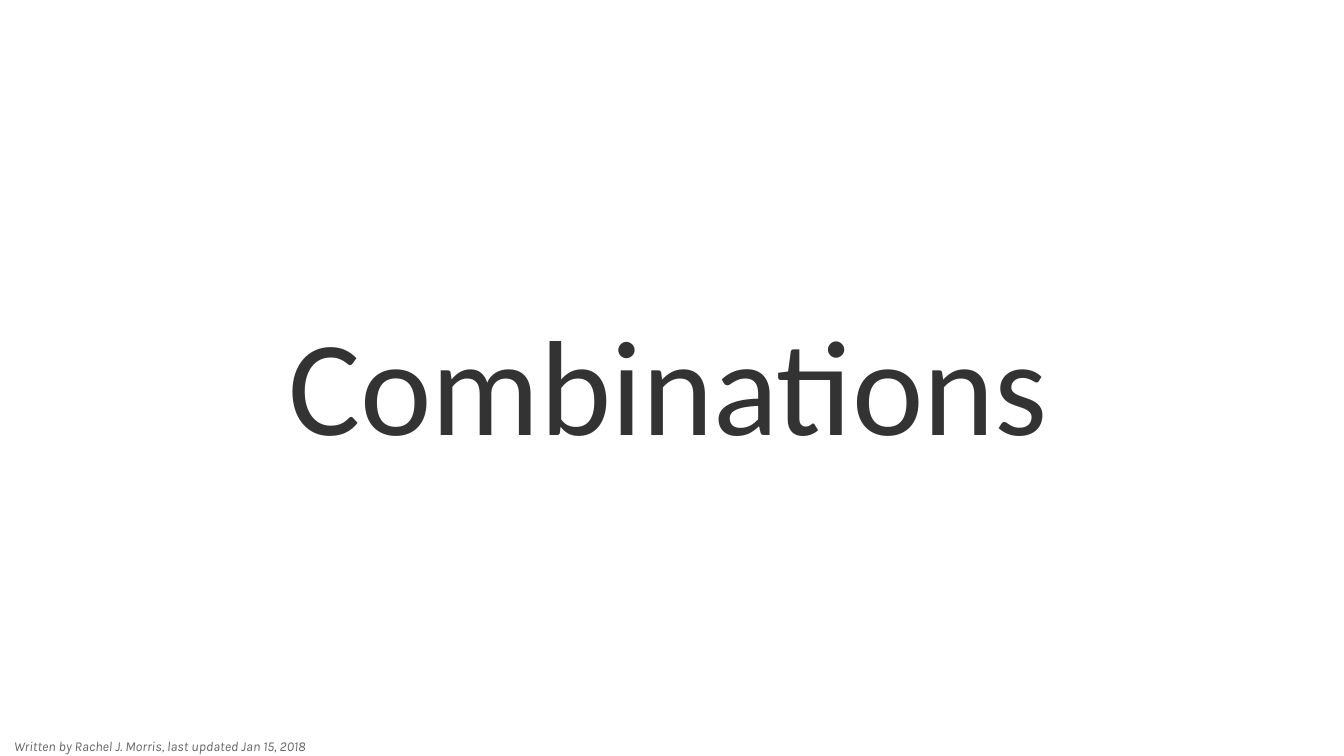
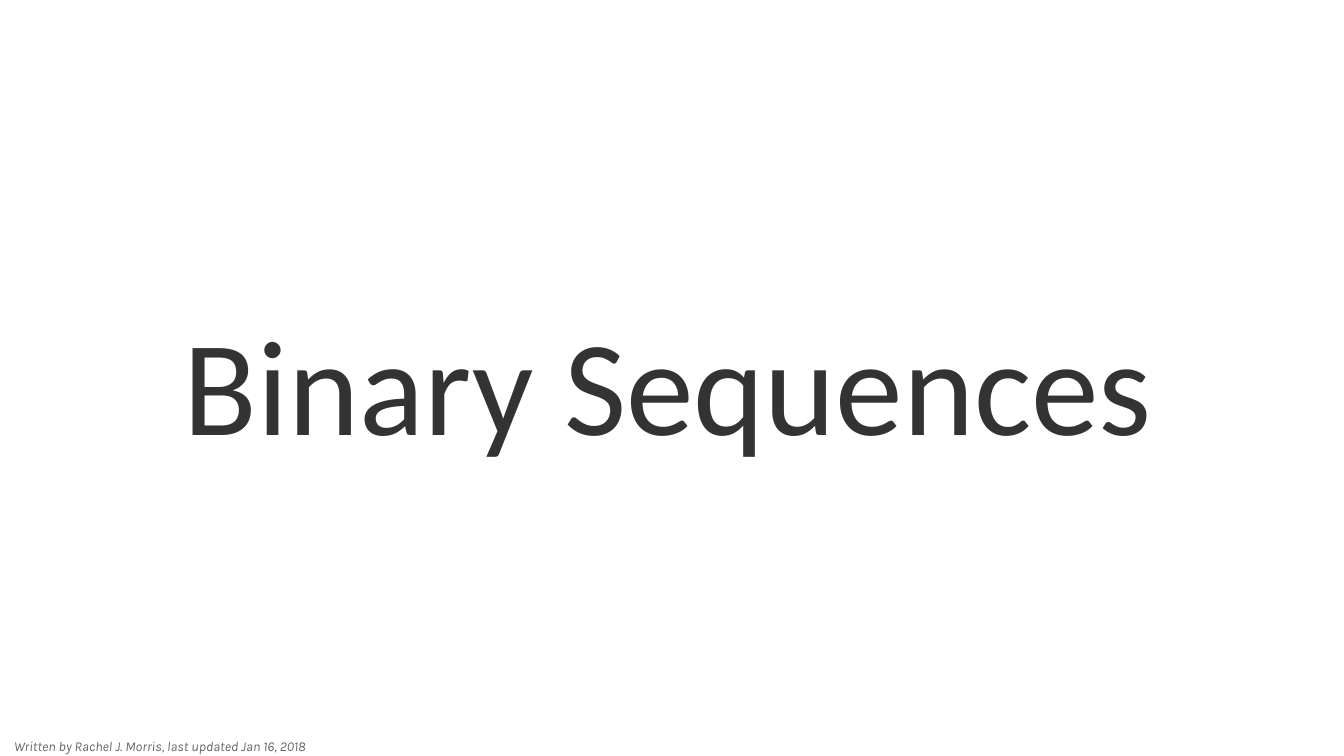
Before and after one commit to nguyenchithien/CS211-Discrete-Structures-II, a slide deck: slide 1 of Lectures/Lecture 5.4.odp. Drawn at 1344x756 pixels with LibreOffice and Linux fonts; fonts in the diff are those of the drawing; background and template pictures are left out. Boxes give left, top, right and bottom in pixels: in the first picture for what was removed or moved away, otherwise in the second. Text is boxed around its words. In the diff, an @@ line names an element or a change of style, - is before the commit and + after.

Commit message:
Lecture for 5.4

```diff
--- a/Lectures/Lecture 5.4.odp
+++ b/Lectures/Lecture 5.4.odp
@@ title at <box>184,342,1152,457</box>: text changed @@
-Combinations
+Binary Sequences
@@ text at <box>14,742,306,754</box>: text changed @@
-Written by Rachel J. Morris, last updated Jan 15, 2018
+Written by Rachel J. Morris, last updated Jan 16, 2018
```
Also in this commit, not shown: 2 other slides changed, 25 slides added, 27 slides removed, 1 other file.
